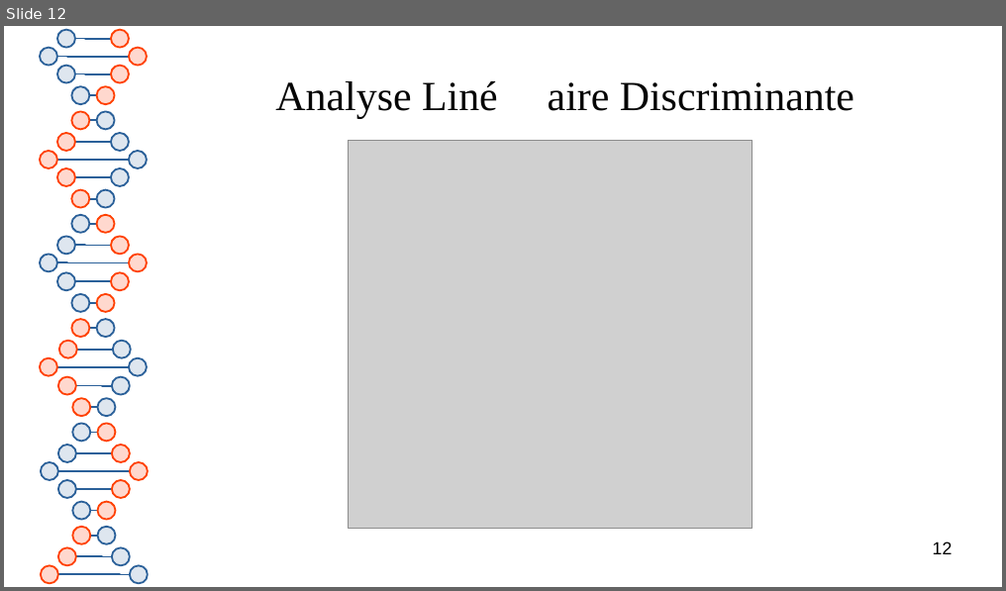
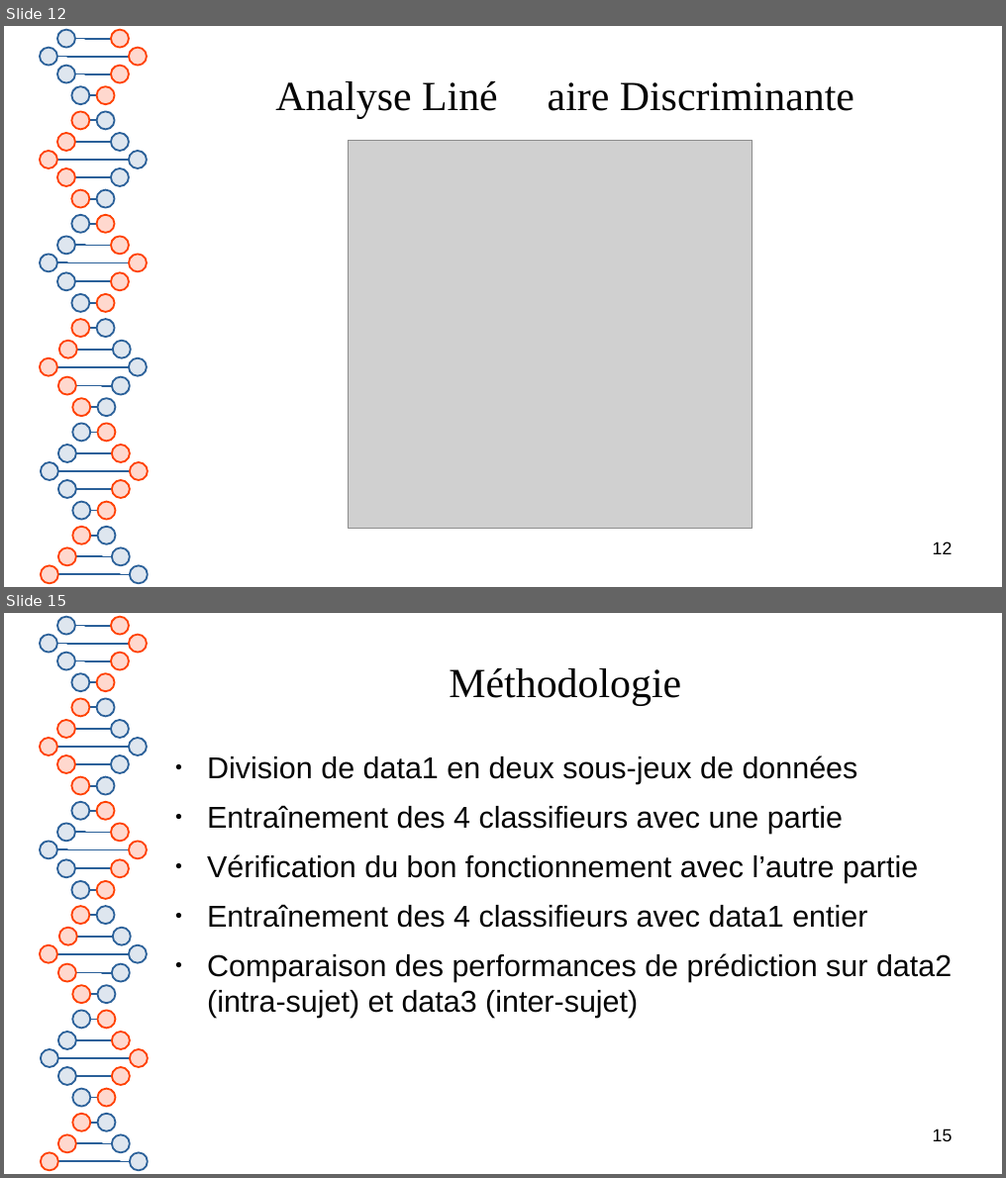
Before and after one commit to Polytech-E2I/data-processing, a slide deck: Projet1/report.odp. Shown one above the other, each under a label of ours: slide 12 before the commit, slides 12 and 15 after it; the slides between them are not shown. The pictures are 1006x591 and 1006x1178 pixels, drawn with LibreOffice and Linux fonts; fonts in the diff are those of the drawing; grey boxes stand for pictures. Boxes give left, top, right and bottom in pixels: in the first picture for what was removed or moved away, otherwise in the second. Text is boxed around its words. In the diff, an @@ line names an element or a change of style, - is before the commit and + after.

```diff
--- a/Projet1/report.odp
+++ b/Projet1/report.odp
@@ slide 15 added at [4, 613, 1002, 1174], background #FFFFFF; not listed: 81 template elements that a slide beside it also shows @@
@@ title added at [449, 668, 681, 705], 33 pt, text #050505 @@
+Méthodologie
@@ text added at [207, 756, 951, 1018], 24 pt, text #050505 @@
+● Division de data1 en deux sous-jeux de données
+● Entraînement des 4 classifieurs avec une partie
+● Vérification du bon fonctionnement avec l’autre partie
+● Entraînement des 4 classifieurs avec data1 entier
+● Comparaison des performances de prédiction sur data2 (intra-sujet) et data3 (inter-sujet)
@@ page number added at [933, 1129, 952, 1142], 14 pt, text #000000 @@
+15
```
Also in this commit, not shown: 2 slides changed, 2 other slides added, 2 other files.
